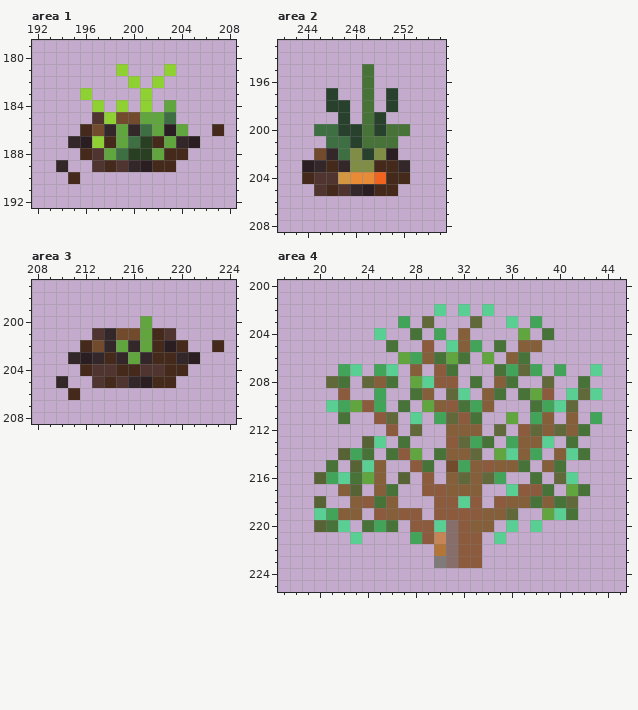
Edited in one commit: pixel-art file (assets/plants.aseprite). The picture above is the old version.
256x256 pixels, 1 frame. Colours within 5 levels of each other are drawn and written as one. Shown: area 1: x 192..208, y 179..192; area 2: x 242..255, y 193..208; area 3: x 208..224, y 197..208; area 4: x 17..45, y 200..225. The commit also changed other parts of the picture, which this record leaves out.
New version:
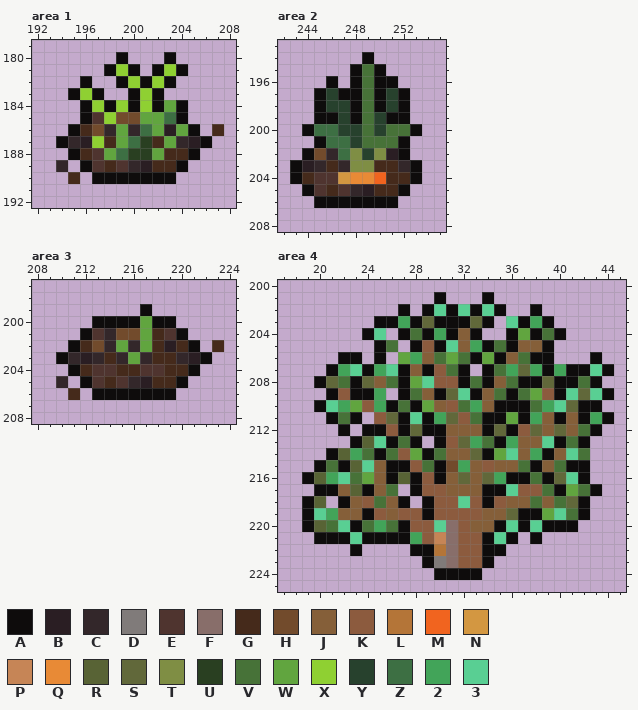
Palette (. is transparent): A #0e0c0c  B #2a1e23  C #33272a  D #807b7a  E #4f342f  F #886e6a  G #452a1b  H #724b2c  J #855f39  K #8c5b3e  L #b47538  M #f1641f  N #d39741  P #c68556  Q #e88a36  R #586335  S #61683a  T #7f8e44  U #293f21  V #477238  W #61a53f  X #8fd032  Y #27412d  Z #3d6f43  2 #42a459  3 #59cf93
The edit:
Area 1, layer "Layer 1":
y 180: x 199 . -> A; x 203 . -> A
y 181: x 198 . -> A; x 200 . -> A; x 202 . -> A; x 204 . -> A
y 182: x 196 . -> A; x 199 . -> A; x 201 . -> A; x 203 . -> A
y 183: x 195 . -> A; x 197 . -> A; x 200 . -> A; x 202 . -> A
y 184: x 196 . -> A; x 198 . -> A; x 200 . -> A; x 202 . -> A; x 204 . -> A
y 185: x 196 . -> A; x 204 . -> A
y 186: x 195 . -> A; x 205 . -> A
y 187: x 194 . -> A; x 206 . -> A
y 188: x 195 . -> A; x 205 . -> A
y 189: x 196 . -> A; x 204 . -> A
y 190: x 197..203 ....... -> AAAAAAA
Area 2, layer "Layer 1":
y 194: x 249 . -> A
y 195: x 248 . -> A; x 250 . -> A
y 196: x 246 . -> A; x 248 . -> A; x 250..251 .. -> AA
y 197: x 245 . -> A; x 247..248 .. -> AA; x 250 . -> A; x 252 . -> A
y 198: x 245 . -> A; x 248 . -> A; x 250 . -> A; x 252 . -> A
y 199: x 245..246 .. -> AA; x 248 . -> A; x 251..252 .. -> AA
y 200: x 244 . -> A; x 253 . -> A
y 201: x 245 . -> A; x 252 . -> A
y 202: x 244 . -> A; x 252 . -> A
y 203..204: x 243 . -> A; x 253 . -> A
y 205: x 244 . -> A; x 252 . -> A
y 206: x 245..251 ....... -> AAAAAAA
Area 3, layer "Layer 1":
y 199: x 217 . -> A
y 200: x 213..216 .... -> AAAA; x 218..219 .. -> AA
y 201: x 212 . -> A; x 220 . -> A
y 202: x 211 . -> A; x 221 . -> A
y 203: x 210 . -> A; x 222 . -> A
y 204: x 211 . -> A; x 221 . -> A
y 205: x 212 . -> A; x 220 . -> A
y 206: x 213..219 ....... -> AAAAAAA
Area 4, layer "Layer 1":
y 201: x 30 . -> A; x 34 . -> A
y 202: x 27 . -> A; x 29 . -> A; x 31 . -> A; x 33 . -> A; x 35 . -> A; x 38 . -> A
y 203: x 25..26 .. -> AA; x 28 . -> A; x 30..32 ... -> AAA; x 34 . -> A; x 37 . -> A; x 39 . -> A
y 204: x 24 . -> A; x 27 . -> A; x 29 . -> A; x 31 . -> A; x 33 . -> A; x 36 . -> A; x 38 . -> A; x 40 . -> A
y 205: x 25 . -> A; x 28 . -> A; x 30 . -> A; x 34 . -> A; x 36 . -> A; x 39 . -> A
y 206: x 22..23 .. -> AA; x 25 . -> A; x 33 . -> A; x 35 . -> A; x 38..39 .. -> AA; x 43 . -> A
y 207: x 21 . -> A; x 24 . -> A; x 27 . -> A; x 29 . -> A; x 32 . -> A; x 34 . -> A; x 39 . -> A; x 41..42 .. -> AA; x 44 . -> A
y 208: x 20 . -> A; x 23 . -> A; x 27 . -> A; x 32 . -> A; x 34 . -> A; x 37..38 .. -> AA; x 40..41 .. -> AA; x 43 . -> A
y 209: x 21 . -> A; x 23..24 .. -> AA; x 27 . -> A; x 30 . -> A; x 33 . -> A; x 36 . -> A; x 40 . -> A; x 44 . -> A
y 210: x 20 . -> A; x 26 . -> A; x 28 . -> A; x 35..37 ... -> AAA; x 42..43 .. -> AA
y 211: x 21 . -> A; x 23 . -> A; x 27 . -> A; x 29 . -> A; x 34..35 .. -> AA; x 37 . -> A; x 40 . -> A; x 42 . -> A; x 44 . -> A
y 212: x 22 . -> A; x 24..25 .. -> AA; x 27 . -> A; x 29..30 .. -> AA; x 34 . -> A; x 36 . -> A; x 43 . -> A
y 213: x 23 . -> A; x 26 . -> A; x 28 . -> A; x 30 . -> A; x 35 . -> A; x 40 . -> A; x 42 . -> A
y 214: x 21 . -> A; x 25 . -> A; x 29 . -> A; x 34 . -> A; x 39 . -> A
y 215: x 20 . -> A; x 22 . -> A; x 26..27 .. -> AA; x 30 . -> A; x 38 . -> A; x 41..42 .. -> AA
y 216: x 19 . -> A; x 26 . -> A; x 28 . -> A; x 30 . -> A; x 36..37 .. -> AA; x 39 . -> A; x 42 . -> A
y 217: x 20..21 .. -> AA; x 24 . -> A; x 28 . -> A; x 34..35 .. -> AA; x 40 . -> A; x 43 . -> A
y 218: x 19 . -> A; x 22 . -> A; x 27 . -> A; x 29 . -> A; x 34 . -> A; x 42 . -> A
y 219: x 19 . -> A; x 24 . -> A; x 29 . -> A; x 37..38 .. -> AA; x 42 . -> A
y 220: x 19 . -> A; x 23 . -> A; x 27 . -> A; x 35 . -> A; x 37 . -> A; x 39..41 ... -> AAA
y 221: x 20..22 ... -> AAA; x 24..27 .... -> AAAA; x 34 . -> A; x 36 . -> A; x 38 . -> A
y 222: x 23 . -> A; x 28..29 .. -> AA; x 34..35 .. -> AA
y 223: x 29 . -> A; x 34 . -> A
y 224: x 30..33 .... -> AAAA
